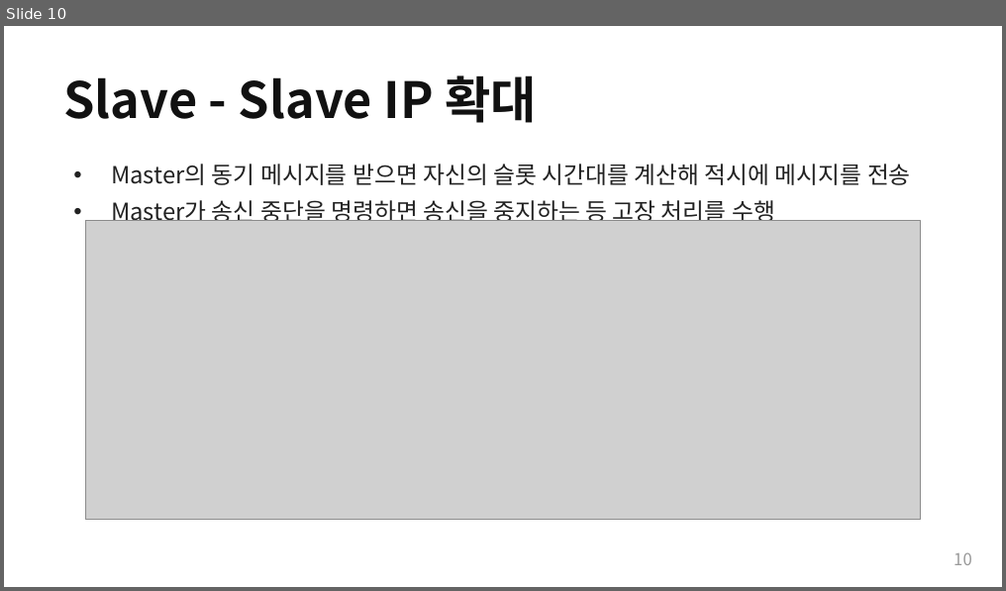
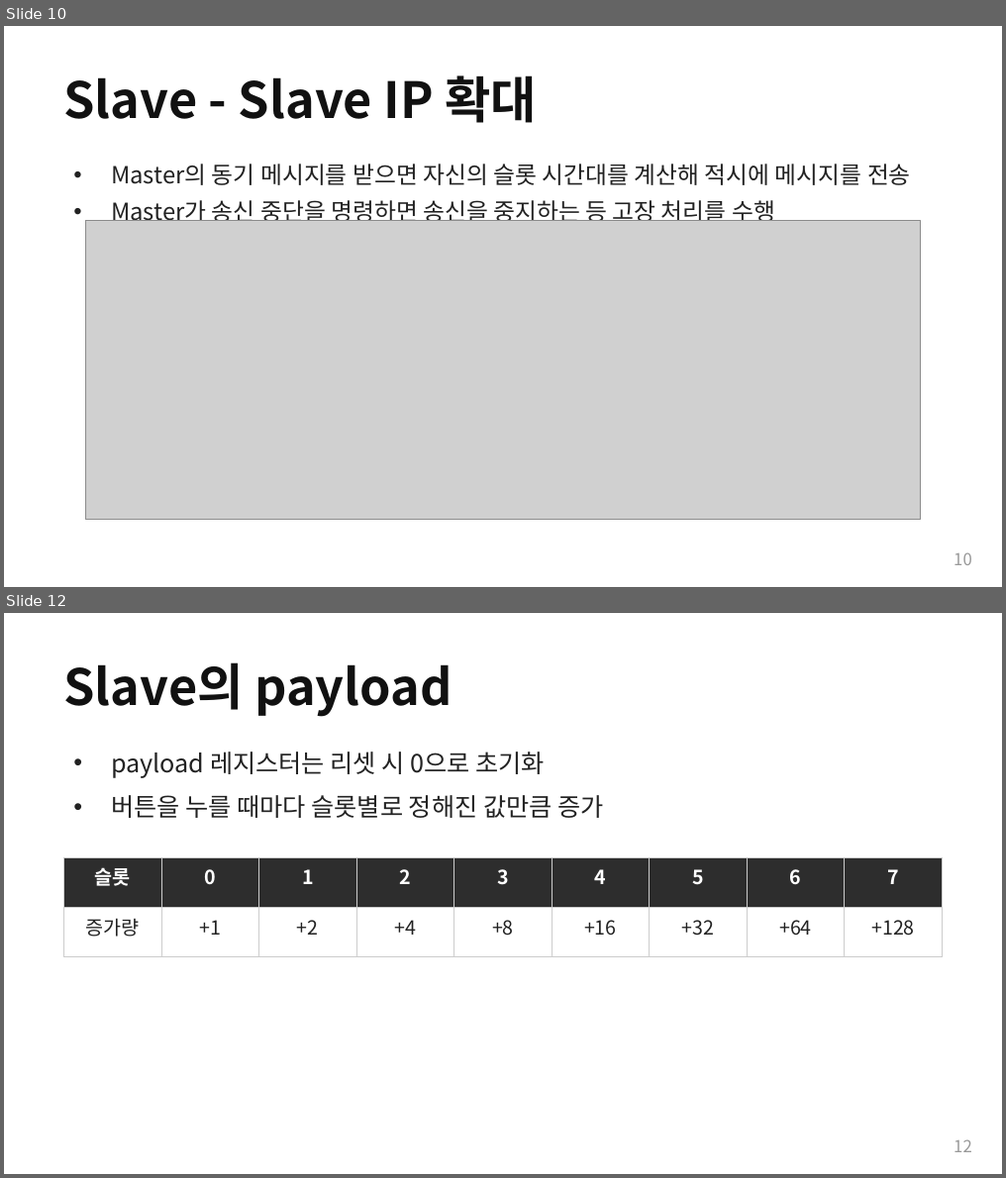
Before and after one commit to Woodong02/SoC_Design_and_Programming, a slide deck: section3_block_diagrams.pptx. Shown one above the other, each under a label of ours: slide 10 before the commit, slides 10 and 12 after it; the slides between them are not shown. The pictures are 1006x591 and 1006x1178 pixels, drawn with LibreOffice and Linux fonts; fonts in the diff are those of the drawing; grey boxes stand for pictures. Boxes give left, top, right and bottom in pixels: in the first picture for what was removed or moved away, otherwise in the second. Text is boxed around its words. In the diff, an @@ line names an element or a change of style, - is before the commit and + after.

```diff
--- a/section3_block_diagrams.pptx
+++ b/section3_block_diagrams.pptx
@@ slide 12 added at <box>4,613,1002,1174</box>, background #FFFFFF @@
@@ text added at <box>63,663,451,717</box>, 36 pt, text #111111, bold @@
+Slave의 payload
@@ text added at <box>111,752,603,818</box>, 18 pt, text #222222 @@
+• payload 레지스터는 리셋 시 0으로 초기화
+• 버튼을 누를 때마다 슬롯별로 정해진 값만큼 증가
@@ table added at <box>63,858,944,958</box>, 2 rows, 9 columns @@
+슬롯 | 0 | 1 | 2 | 3 | 4 | 5 | 6 | 7
+증가량 | +1 | +2 | +4 | +8 | +16 | +32 | +64 | +128
@@ text added at <box>953,1140,972,1153</box>, 12 pt, text #999999 @@
+12
```
Also in this commit, not shown: 5 other slides added, 3 other files.
